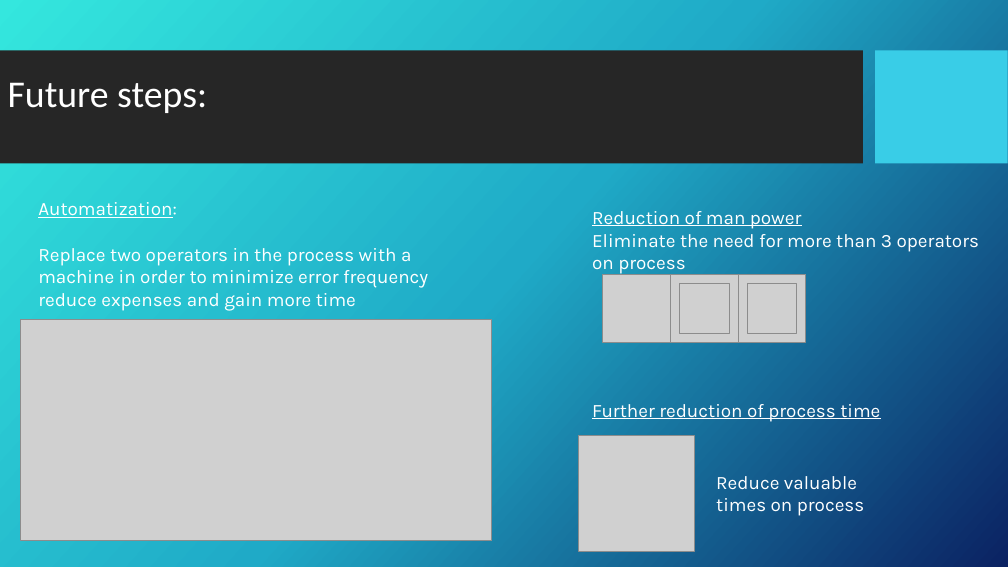
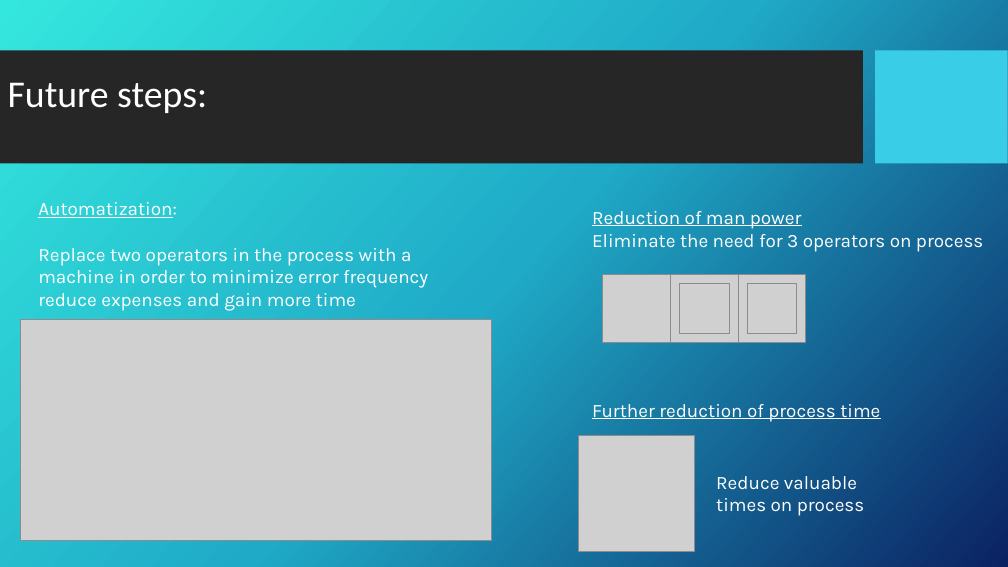
Before and after one commit to DangerX7/PalletScanAndPrint, a slide deck: slide 8 of Pallet Scan and Print Project Presentation.pptx (slide 7 before the commit). Drawn at 1008x567 pixels with LibreOffice and Linux fonts; fonts in the diff are those of the drawing; grey boxes stand for pictures; background and template pictures are left out. Boxes give left, top, right and bottom in pixels: in the first picture for what was removed or moved away, otherwise in the second. Text is boxed around its words. In the diff, an @@ line names an element or a change of style, - is before the commit and + after.

```diff
--- a/Pallet Scan and Print Project Presentation.pptx
+++ b/Pallet Scan and Print Project Presentation.pptx
@@ text at (592, 234, 983, 252): text changed @@
-Eliminate the need for more than 3 operators on process
+Eliminate the need for 3 operators on process
```
Also in this commit, not shown: 1 other slide changed, 1 slide added.
